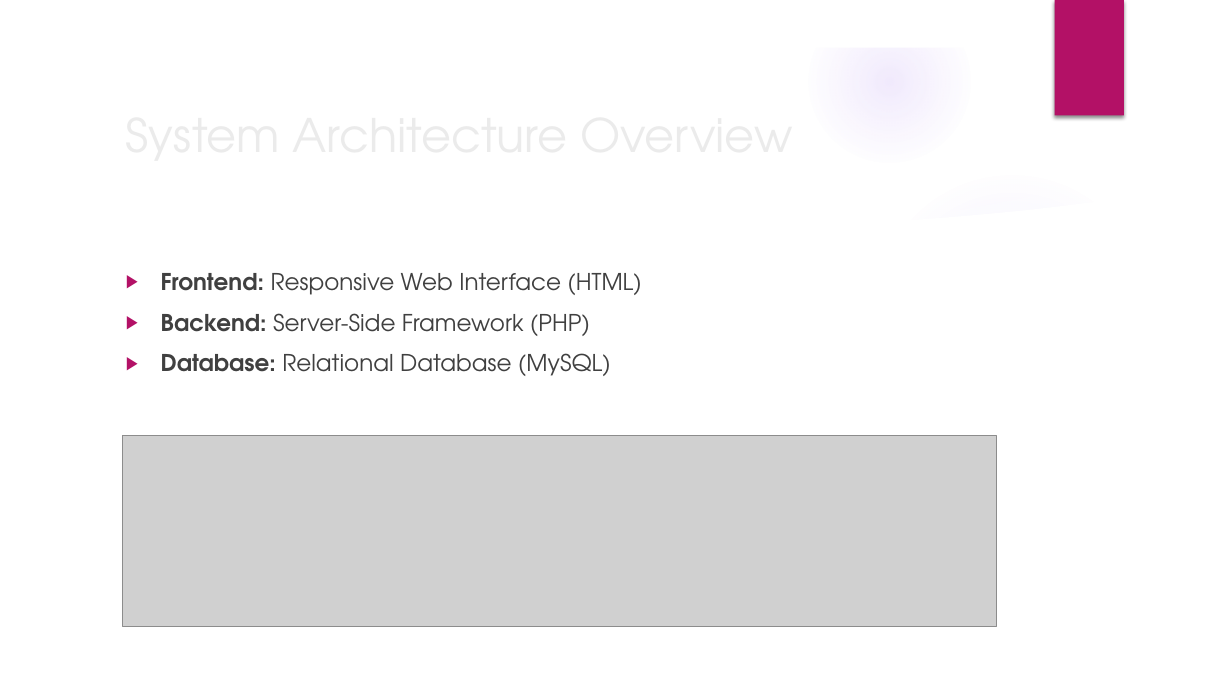
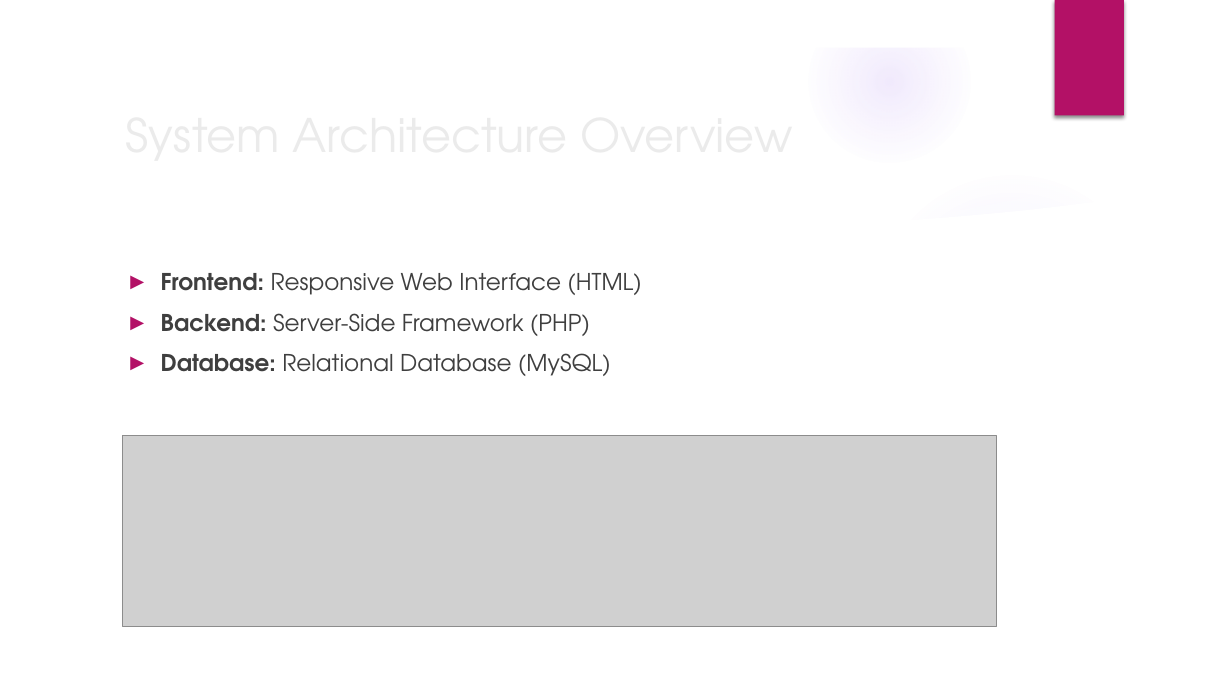
Before and after one commit to SamHdevstuff/COSC213---Final-Project, a slide deck: slide 6 of presentationMaterial/Presentation.pptx. Drawn at 1232x693 pixels with LibreOffice and Linux fonts; fonts in the diff are those of the drawing; grey boxes stand for pictures; background and template pictures are left out. Boxes give left, top, right and bottom in pixels: in the first picture for what was removed or moved away, otherwise in the second. Text is boxed around its words. In the diff, an @@ line names an element or a change of style, - is before the commit and + after.

```diff
--- a/presentationMaterial/Presentation.pptx
+++ b/presentationMaterial/Presentation.pptx
@@ text "Frontend: Responsive Web Interface (HTML)" at [161, 273, 641, 376]: text colour #404040 to #3F3F3F; bullet ▶ to ►; less space between paragraphs @@
```
Also in this commit, not shown: 9 other slides changed.
